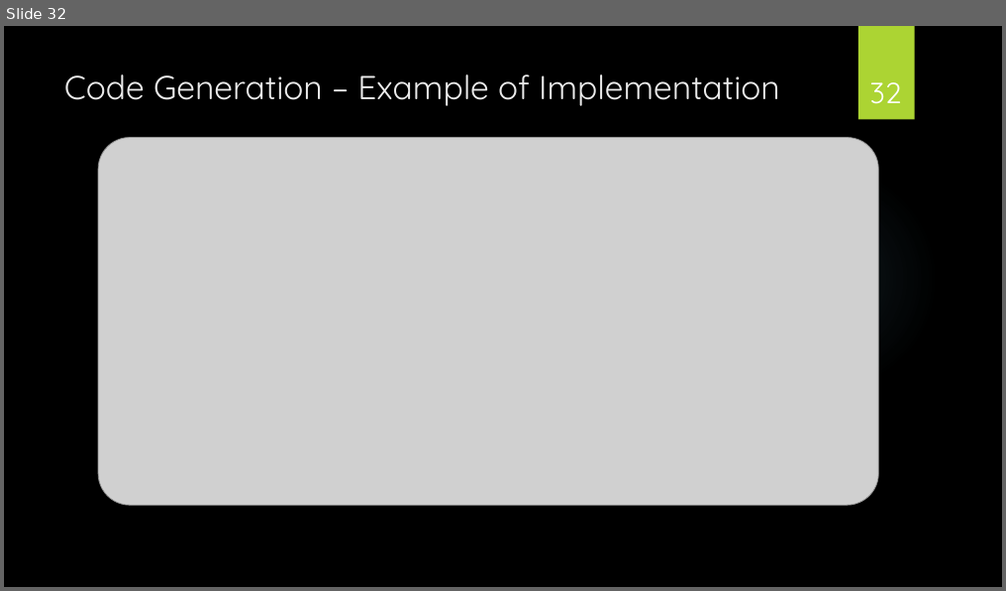
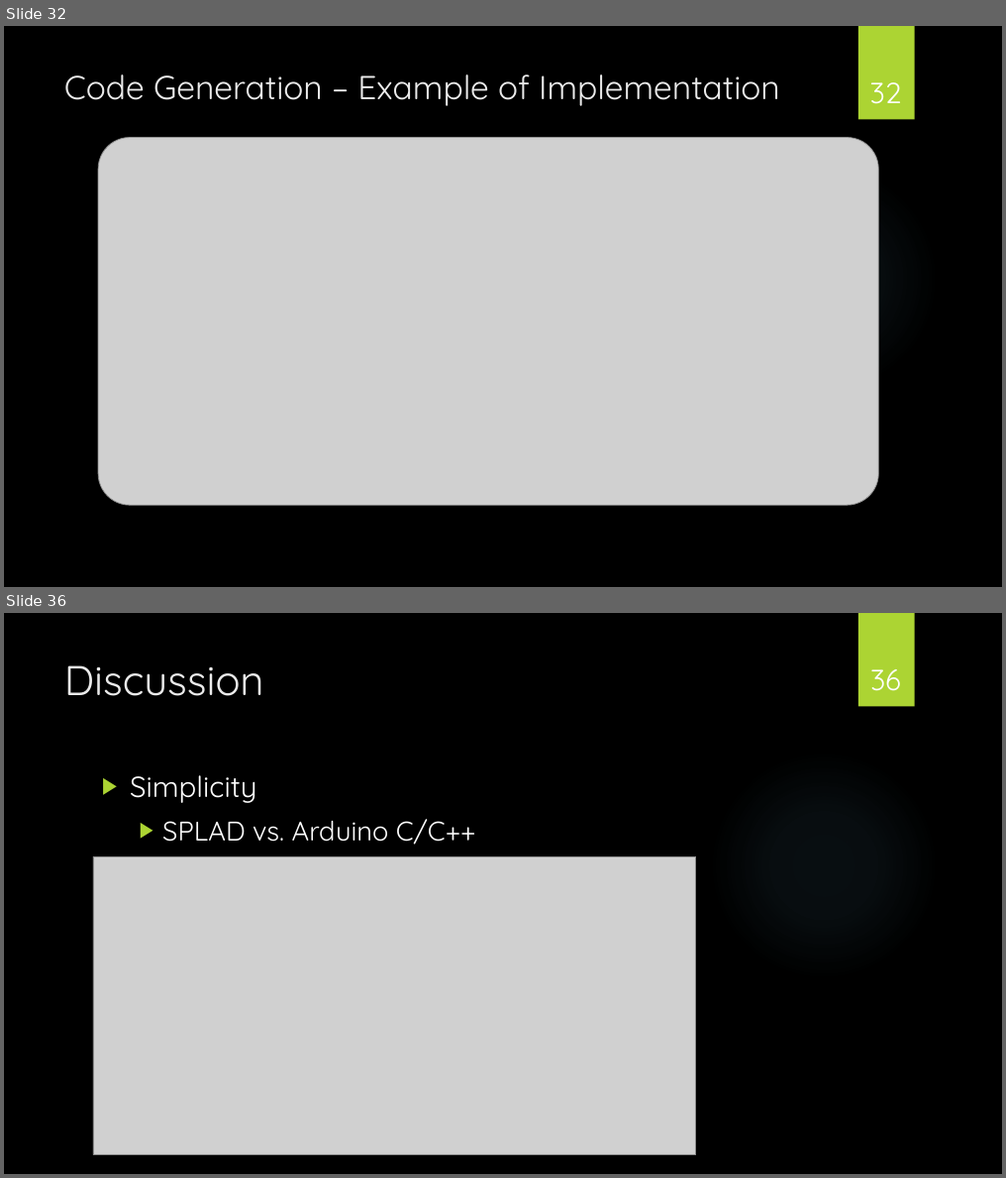
Before and after one commit to christianokeeffe/p4-sw407f13-aau-2013, a slide deck: P4 PræsentationNY.pptx. Shown one above the other, each under a label of ours: slide 32 before the commit, slides 32 and 36 after it; the slides between them are not shown. The pictures are 1006x591 and 1006x1178 pixels, drawn with LibreOffice and Linux fonts; fonts in the diff are those of the drawing; grey boxes stand for pictures; background and template pictures are left out. Boxes give left, top, right and bottom in pixels: in the first picture for what was removed or moved away, otherwise in the second. Text is boxed around its words. In the diff, an @@ line names an element or a change of style, - is before the commit and + after.

```diff
--- a/P4 PræsentationNY.pptx
+++ b/P4 PræsentationNY.pptx
@@ slide 36 added at [4, 613, 1002, 1174], background picture (left out); not listed: 2 template elements that a slide beside it also shows @@
@@ title added at [64, 665, 264, 696], 40 pt, text #EBEBEB @@
+Discussion
@@ page number added at [870, 669, 901, 691], 28 pt, text #FFFFFF @@
+36
@@ text added at [130, 775, 476, 845], 26 pt, text #FFFFFF @@
+▶ Simplicity
+  ▶ SPLAD vs. Arduino C/C++
@@ picture added at [93, 858, 696, 1156] @@
```
Also in this commit, not shown: 4 slides changed, 2 other slides added, 2 slides removed.
